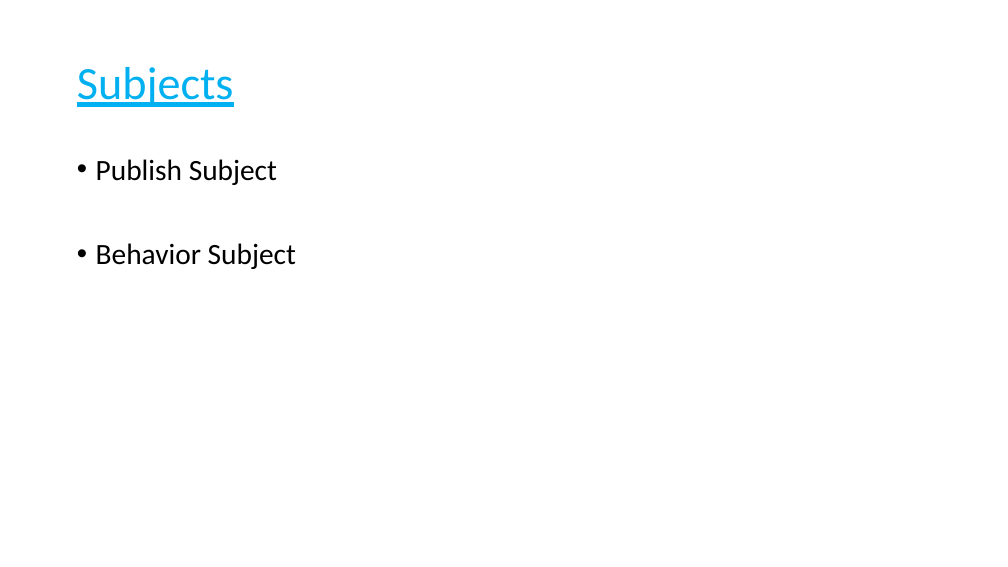
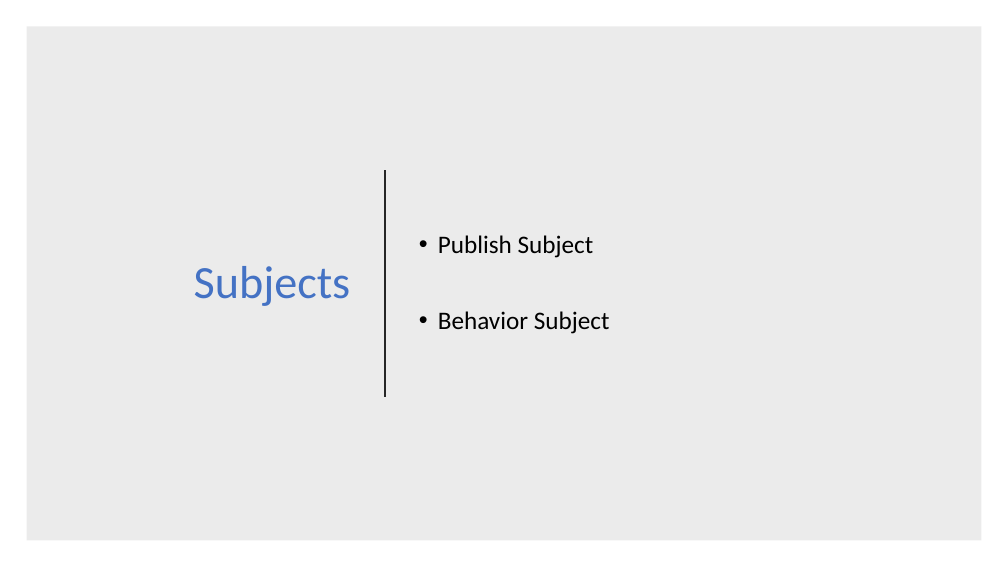
Before and after one commit to chandanthakur/rxjava-basics, a slide deck: slide 13 of ppt/RxJava.pptx (slide 12 before the commit). Drawn at 1008x567 pixels with LibreOffice and Linux fonts; fonts in the diff are those of the drawing. Boxes give left, top, right and bottom in pixels: in the first picture for what was removed or moved away, otherwise in the second. Text is boxed around its words. In the diff, an @@ line names an element or a change of style, - is before the commit and + after.

```diff
--- a/ppt/RxJava.pptx
+++ b/ppt/RxJava.pptx
@@ rectangle added at bbox=[26, 26, 982, 541], fill #000000 at 8% opacity @@
@@ title "Subjects": place and size @@
-title "Subjects" at bbox=[77, 67, 234, 107]
+title "Subjects" at bbox=[194, 266, 351, 306]
@@ title "Subjects" at bbox=[194, 266, 351, 306]: text colour #00B0F0 to #4472C4, underline off; alignment left to right @@
@@ text "Publish Subject": place and size @@
-text "Publish Subject" at bbox=[96, 159, 296, 269]
+text "Publish Subject" at bbox=[438, 235, 610, 334]
@@ text "Publish Subject" at bbox=[438, 235, 610, 334]: size 28 to 24 pt; vertical alignment top to middle @@
@@ line added from (385, 170) to (385, 397), #262626 1.5 pt @@
```
Also in this commit, not shown: 10 other slides changed, 2 slides added, 1 slide removed, 6 other files.
